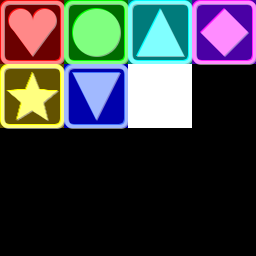
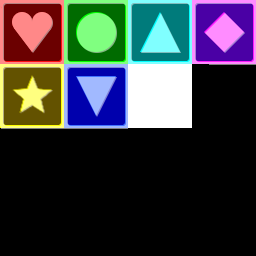
Two versions of the same layered image (w=256, h=256). Layer-by-layer changes:
painted on "symbol shadows" over [7, 9, 249, 121]
painted on "symbols" over [6, 8, 248, 120]
renamed "borders copy" to "border shadows", painted on it over [0, 0, 256, 129]
painted on "borders" over [0, 0, 256, 128]
